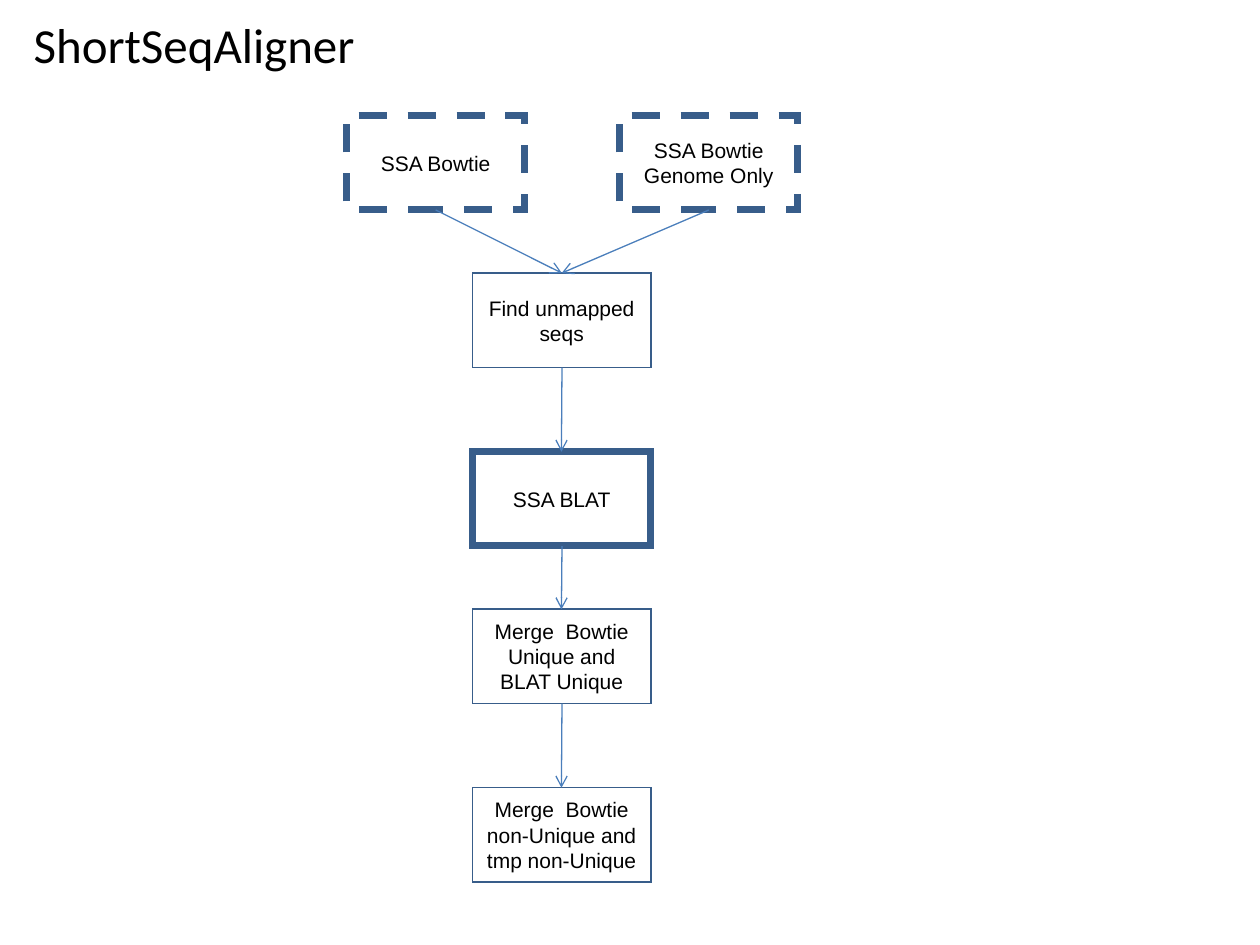
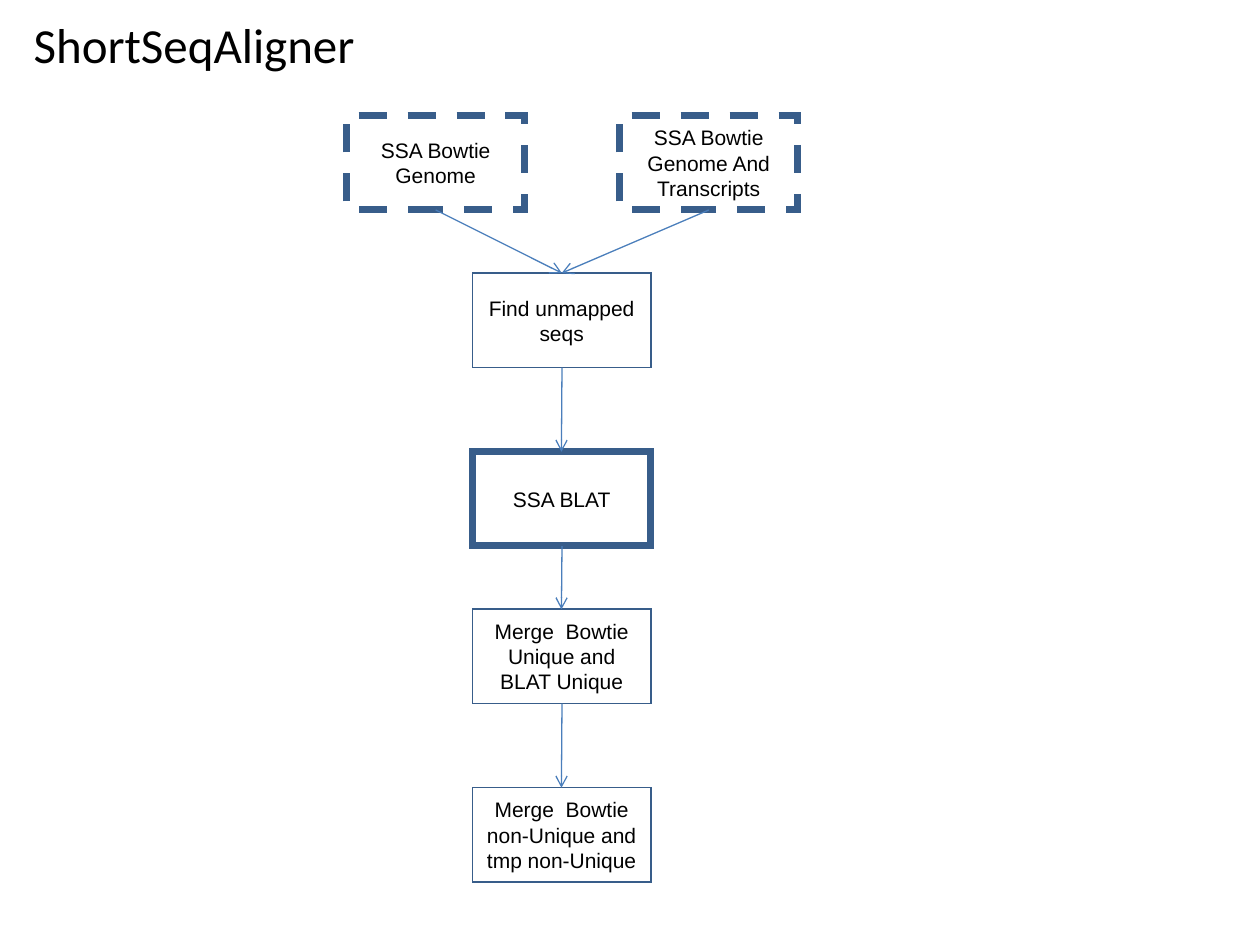
Before and after one commit to VEuPathDB/ApiCommonWorkflow, a slide deck: slide 51 of Main/doc/IntegratedWorkflow.ppt. Drawn at 1260x945 pixels with LibreOffice and Linux fonts; fonts in the diff are those of the drawing. Boxes give left, top, right and bottom in pixels: in the first picture for what was removed or moved away, otherwise in the second. Text is boxed around its words. In the diff, an @@ line names an element or a change of style, - is before the commit and + after.

Commit message:
minor changes

```diff
--- a/Main/doc/IntegratedWorkflow.ppt
+++ b/Main/doc/IntegratedWorkflow.ppt
@@ text in rectangle at (381, 142, 491, 184): text changed @@
-SSA Bowtie
+SSA Bowtie Genome
@@ text in rectangle at (647, 155, 770, 200): text changed @@
-Genome Only
+Genome And Transcripts
```
Also in this commit, not shown: 2 other slides changed.
